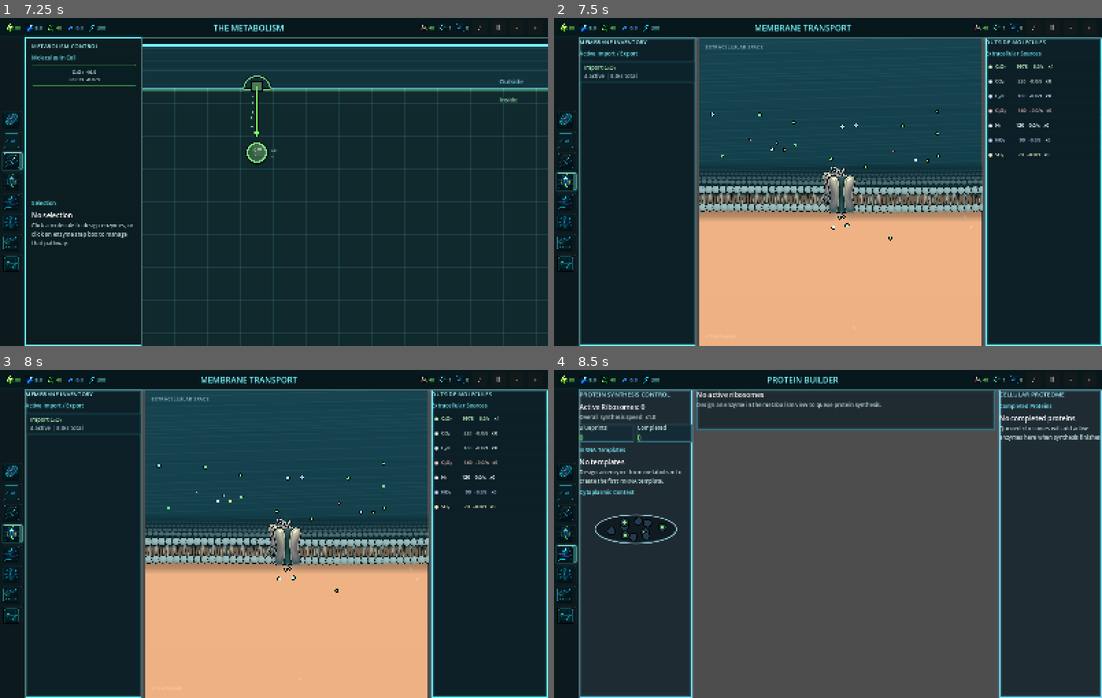
Above: before the commit, frames 1-4 (two rows, left to right).
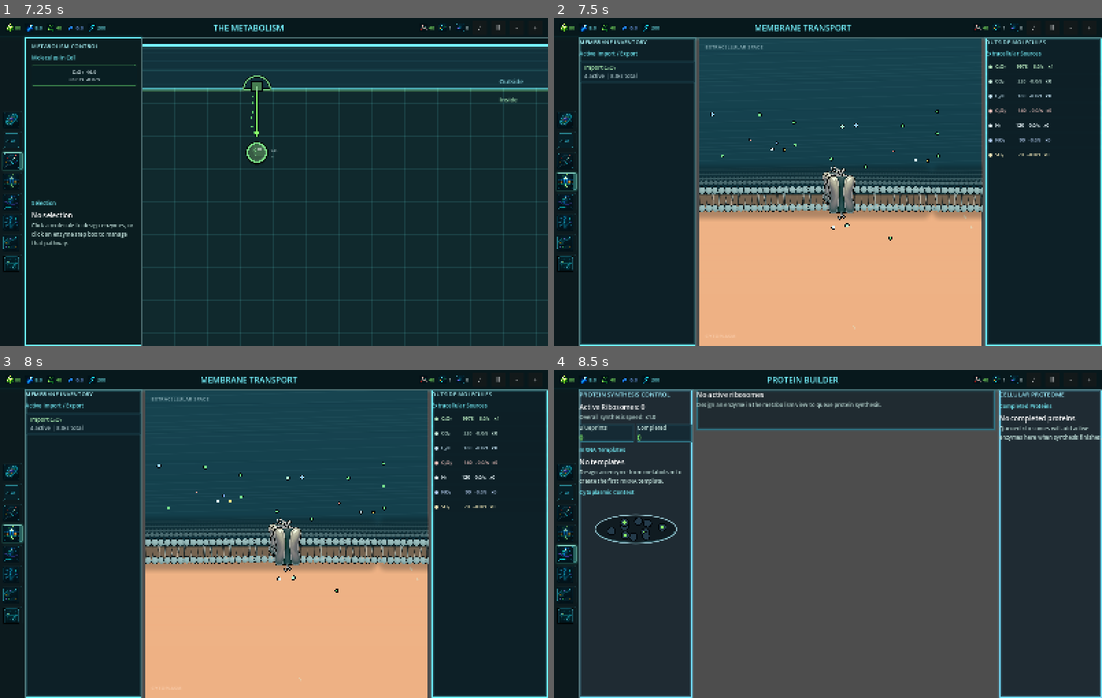
Above: after the commit, the same moments.

Repository: EliasEnglund/SimCell
Game: Godot game, scene res://scenes/main.tscn
The game is run twice, just before and just after one commit, with the same random seed, the same clock (stepped at 60 frames per second) and the same inputs.
Inputs (mouse positions are in pixels of both pictures, inside the frame that each line leads up to):
- Up to frame 1 (7.25 s): click "PLAY" at 0.5 s; click "♪" at 1.25 s; click "♫" at 2 s; click "Ⅱ" at 2.75 s; click "-" at 3.5 s; click "+" at 4.25 s; click (10, 119) at 5.02 s; click (10, 139) at 5.77 s; click (10, 162) at 6.52 s
- Up to frame 2 (7.5 s): click (564, 182) at 7.27 s
- Up to frame 3 (8 s): no input
- Up to frame 4 (8.5 s): click (564, 553) at 8.02 s

Frame 1 is identical in both runs. In frame 2, 2.4% of the frame differs, in the area x 26-79%, y 48-62%; in frame 3, 2.4%; in frame 4, nothing differs.

Commit message:
Sync membrane scroll speed

Diff:
--- a/scripts/ui/main.gd
+++ b/scripts/ui/main.gd
@@ -2816,7 +2816,7 @@
 	func _draw_scrolling_membrane_texture() -> void:
 		var rect := _membrane_texture_rect()
 		var tile_width := rect.size.x
-		var offset := -fposmod(_membrane_scroll, 1.0) * tile_width
+		var offset := -fposmod(_membrane_scroll / VISIBLE_MEMBRANE_ARC, 1.0) * tile_width
 		var x := rect.position.x + offset
 		while x > rect.position.x - tile_width:
 			x -= tile_width
Binary file changed: assets/membrane/flat-layered-membrane-reference-style.png
